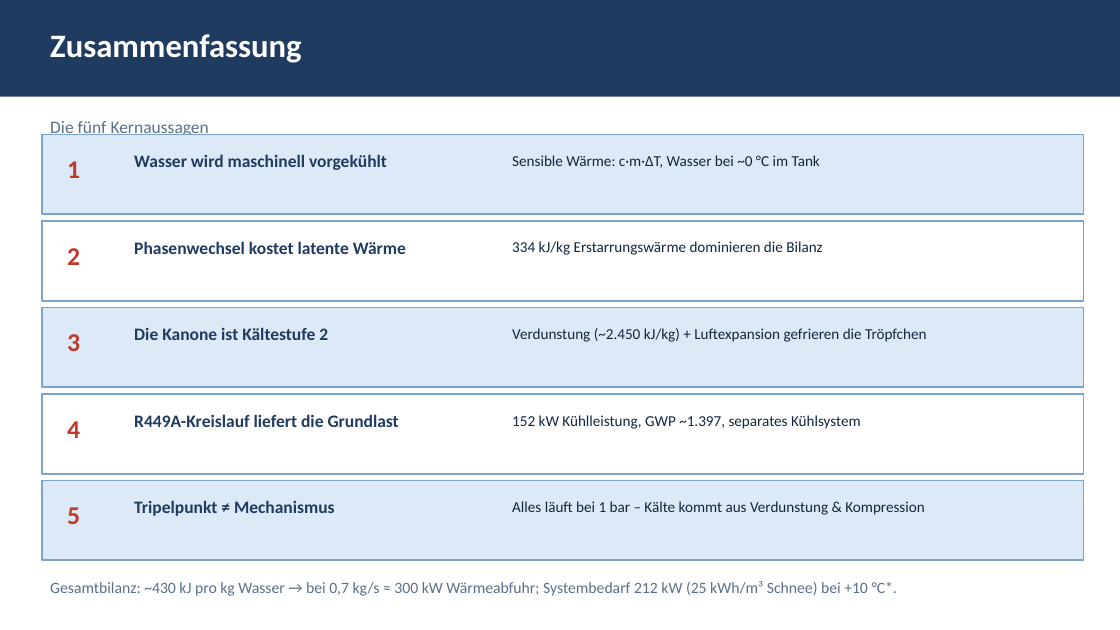
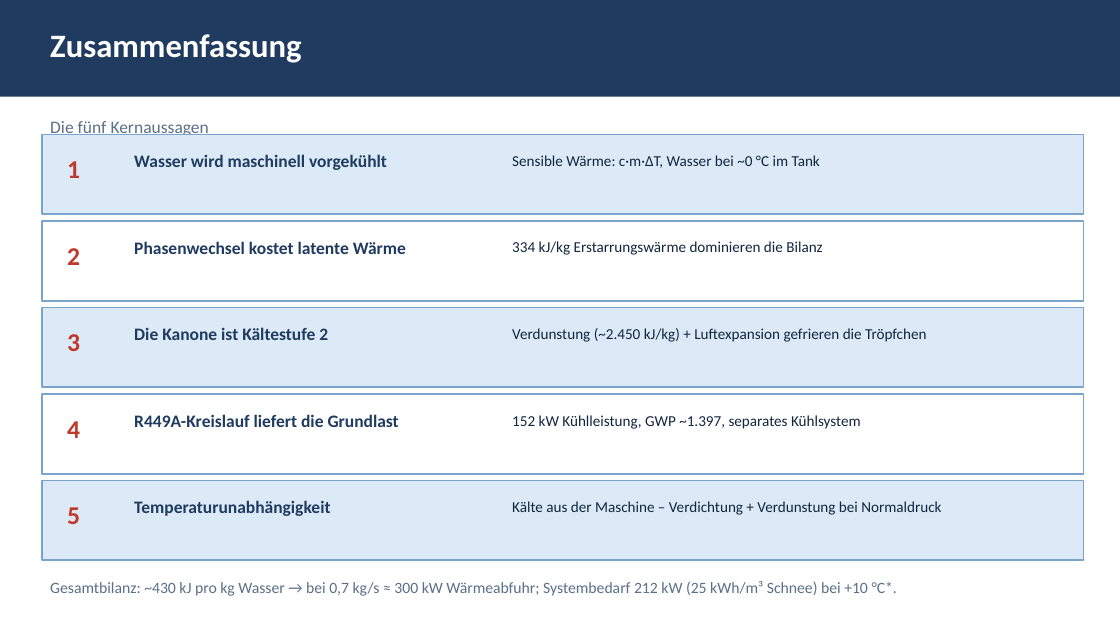
Before and after one commit to pgruberpg6-commits/Snow4ever, a slide deck: slide 16 of snow4ever200_thermodynamik.pptx. Drawn at 1120x630 pixels with LibreOffice and Linux fonts; fonts in the diff are those of the drawing. Boxes give left, top, right and bottom in pixels: in the first picture for what was removed or moved away, otherwise in the second. Text is boxed around its words. In the diff, an @@ line names an element or a change of style, - is before the commit and + after.

```diff
--- a/snow4ever200_thermodynamik.pptx
+++ b/snow4ever200_thermodynamik.pptx
@@ text at <box>134,500,330,516</box>: text changed @@
-Tripelpunkt ≠ Mechanismus
+Temperaturunabhängigkeit
@@ text at <box>512,501,941,515</box>: text changed @@
-Alles läuft bei 1 bar – Kälte kommt aus Verdunstung & Kompression
+Kälte aus der Maschine – Verdichtung + Verdunstung bei Normaldruck
```
Also in this commit, not shown: 1 other slide changed, 1 slide added, 1 slide removed.
